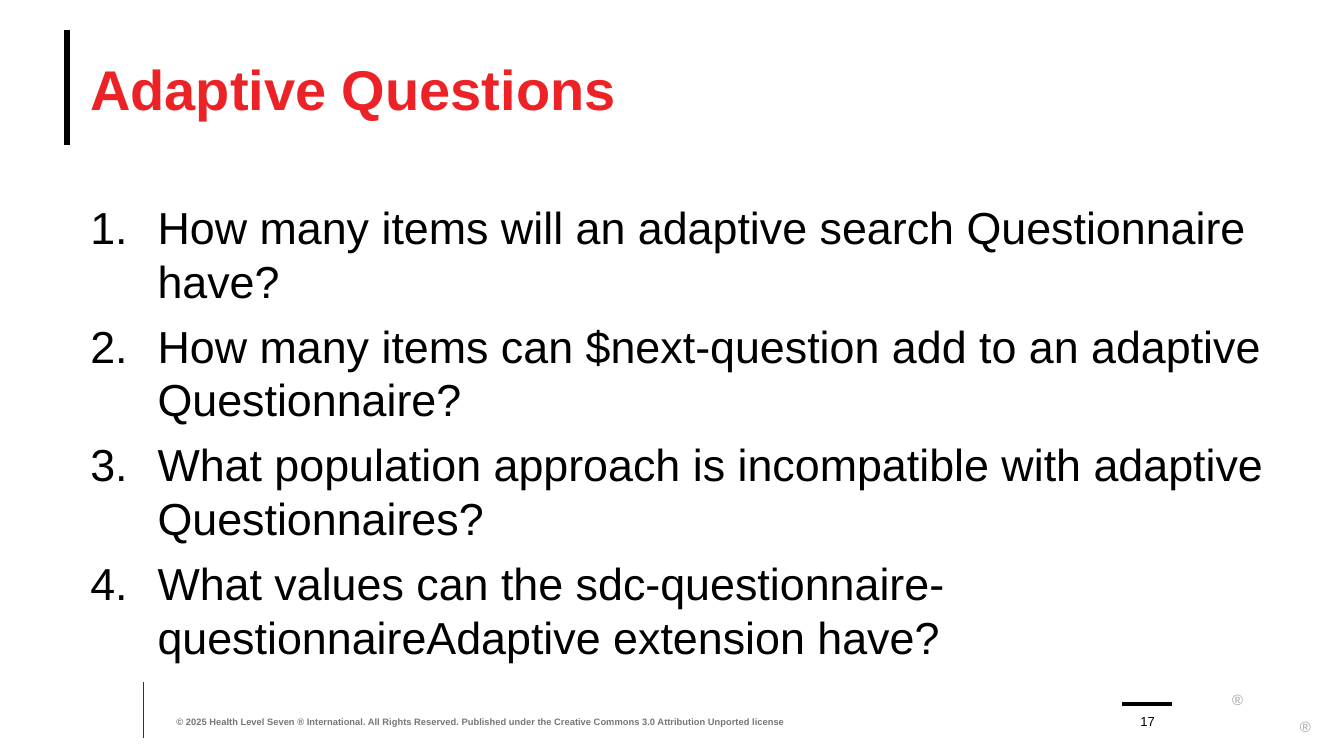
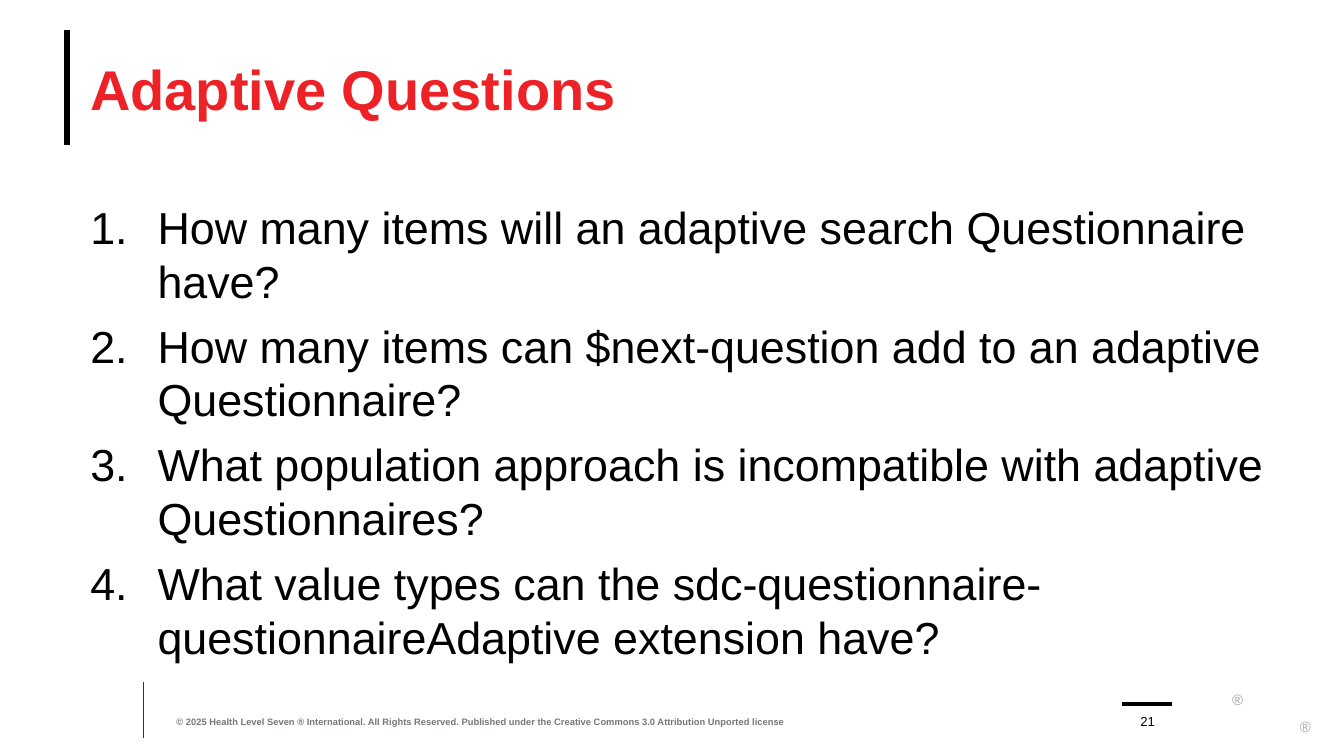
Before and after one commit to FHIR/documents, a slide deck: slide 21 of presentations/sdc/7-SDC-Adaptive-Forms.pptx (slide 17 before the commit). Drawn at 1344x756 pixels with LibreOffice and Linux fonts; fonts in the diff are those of the drawing; background and template pictures are left out. Boxes give left, top, right and bottom in pixels: in the first picture for what was removed or moved away, otherwise in the second. Text is boxed around its words. In the diff, an @@ line names an element or a change of style, - is before the commit and + after.

```diff
--- a/presentations/sdc/7-SDC-Adaptive-Forms.pptx
+++ b/presentations/sdc/7-SDC-Adaptive-Forms.pptx
@@ text at (158,567,1042,663): text changed @@
-4. What values can the sdc-questionnaire-questionnaireAdaptive extension have?
+4. What value types can the sdc-questionnaire-questionnaireAdaptive extension have?
@@ page number at (1140,717,1154,726): text changed @@
-17
+21
```
Also in this commit, not shown: 2 other slides changed, 6 slides added, 10 other files.
